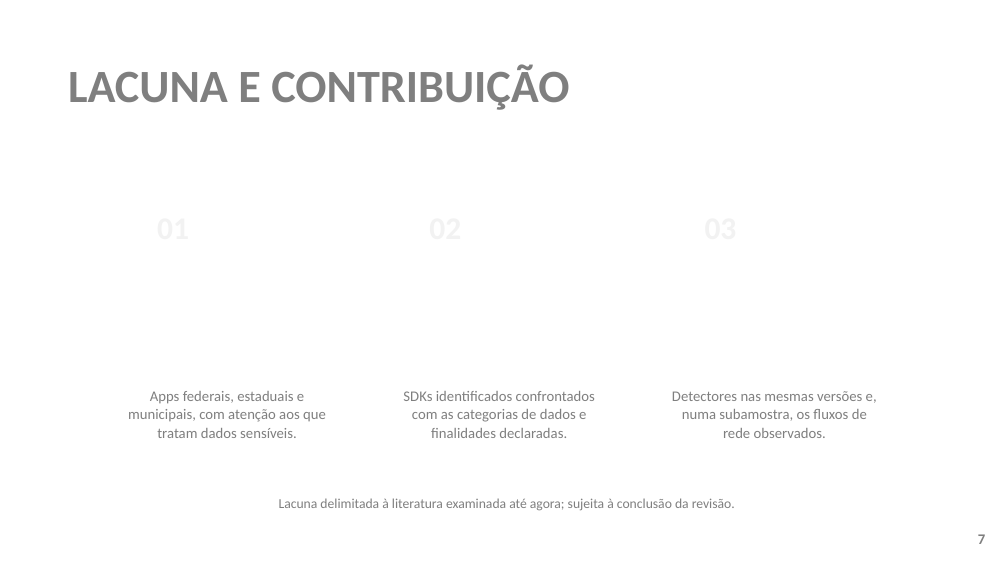
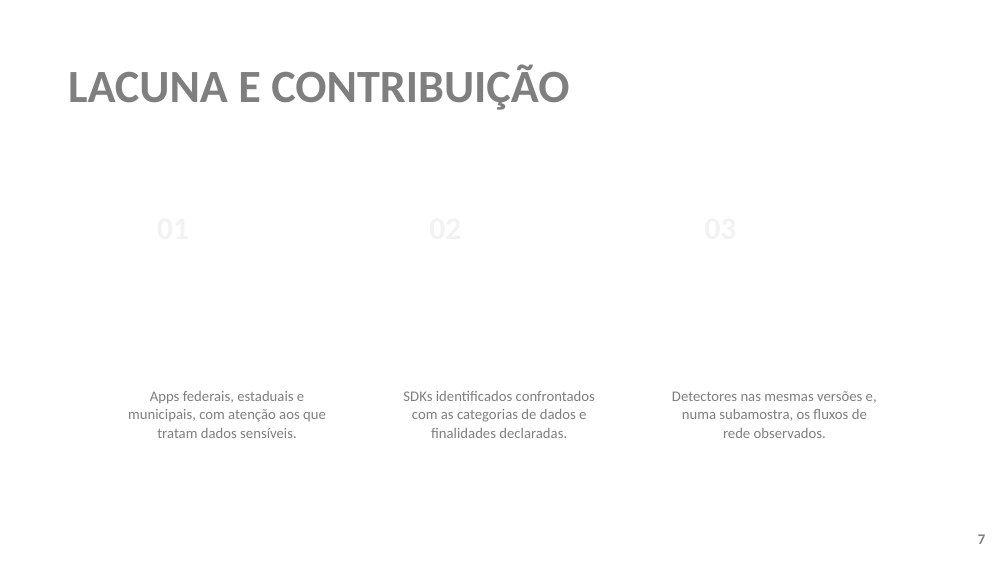
Before and after one commit to ClaudioAMF1/TCC, a slide deck: slide 7 of tcc/apresentacao/simulacao-defesa-rascunho.pptx. Drawn at 1008x567 pixels with LibreOffice and Linux fonts; fonts in the diff are those of the drawing; background and template pictures are left out. Boxes give left, top, right and bottom in pixels: in the first picture for what was removed or moved away, otherwise in the second. Text is boxed around its words. In the diff, an @@ line names an element or a change of style, - is before the commit and + after.

```diff
--- a/tcc/apresentacao/simulacao-defesa-rascunho.pptx
+++ b/tcc/apresentacao/simulacao-defesa-rascunho.pptx
@@ text removed at [279, 498, 735, 510] @@
-Lacuna delimitada à literatura examinada até agora; sujeita à conclusão da revisão.
```
Also in this commit, not shown: 4 other slides changed, 5 other files.
